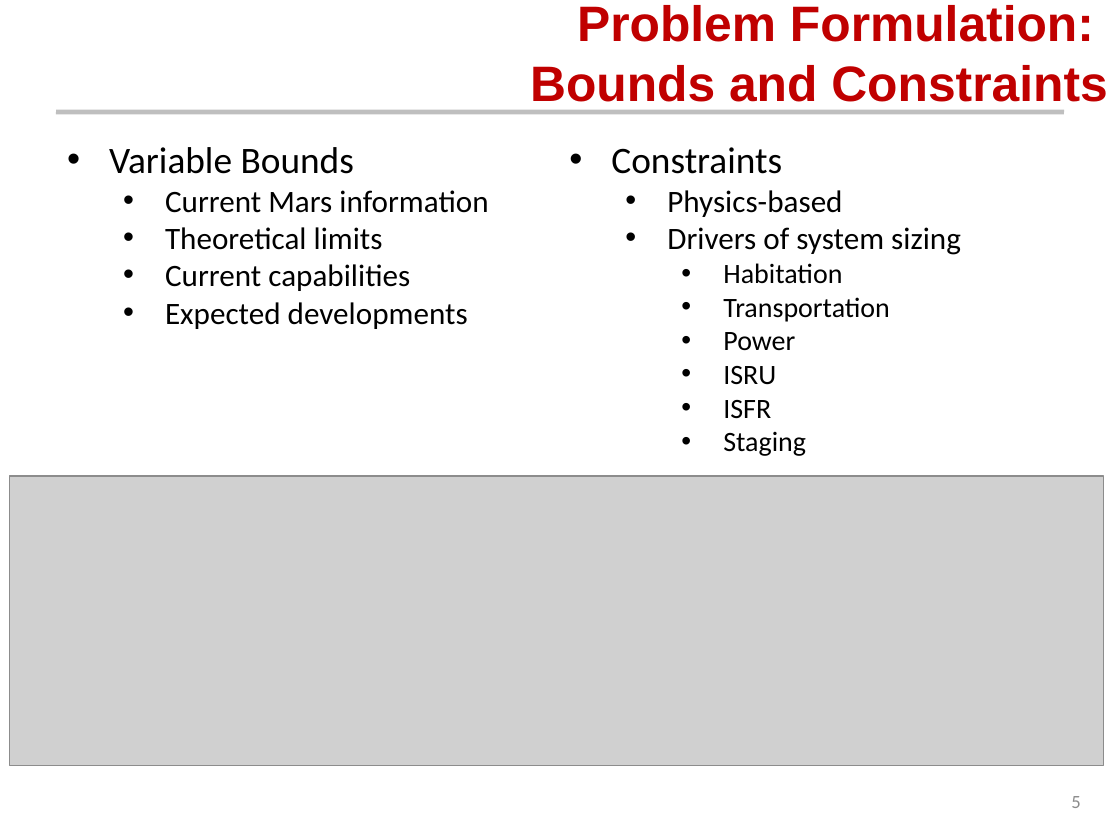
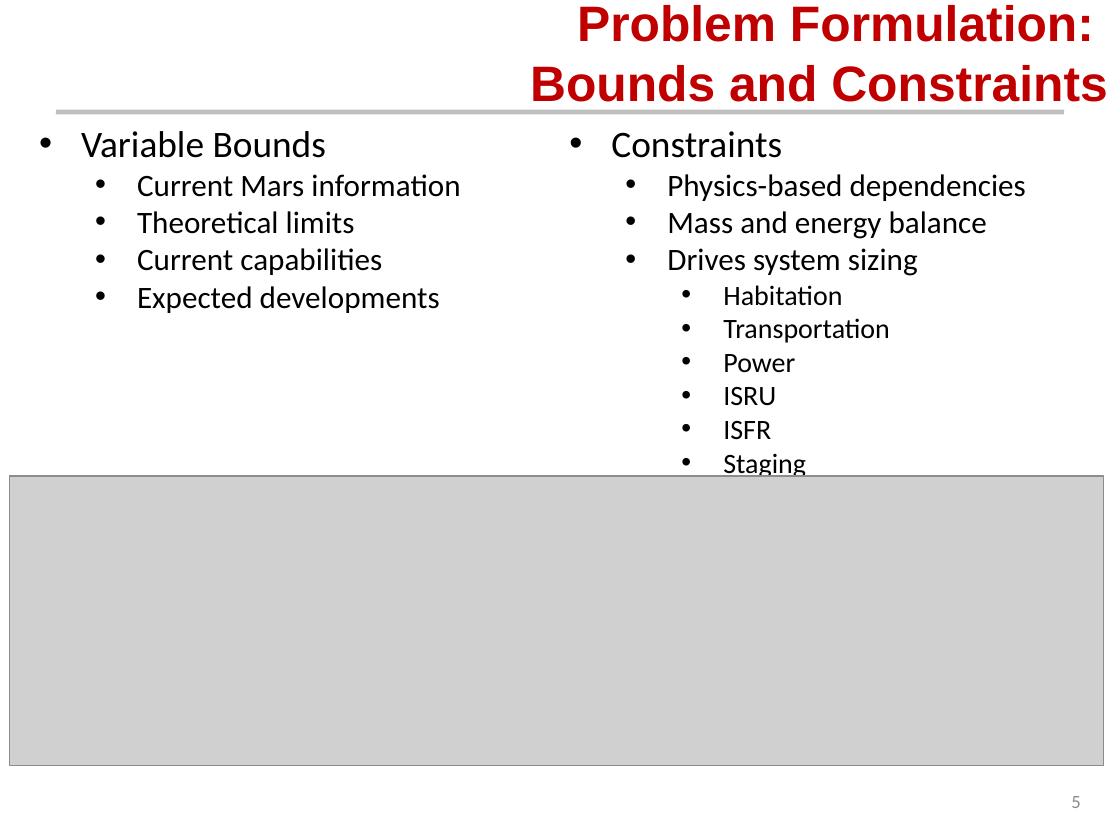
Before and after one commit to AeroSigma/Mars2040, a slide deck: slide 5 of MSDO/Assignment5/Mars 2040 Optimization Presentation.pptx. Drawn at 1120x840 pixels with LibreOffice and Linux fonts; fonts in the diff are those of the drawing; grey boxes stand for pictures; background and template pictures are left out. Boxes give left, top, right and bottom in pixels: in the first picture for what was removed or moved away, otherwise in the second. Text is boxed around its words. In the diff, an @@ line names an element or a change of style, - is before the commit and + after.

```diff
--- a/MSDO/Assignment5/Mars 2040 Optimization Presentation.pptx
+++ b/MSDO/Assignment5/Mars 2040 Optimization Presentation.pptx
@@ text "Variable Bounds": place and size @@
-text "Variable Bounds" at <box>109,147,961,456</box>
+text "Variable Bounds" at <box>81,131,1026,479</box>
@@ text at <box>667,174,1026,276</box>: text changed @@
-  • Physics-based
-  • Drivers of system sizing
+  • Physics-based dependencies
+  • Mass and energy balance
+  • Drives system sizing
```
Also in this commit, not shown: 6 other slides changed, 1 slide added.
